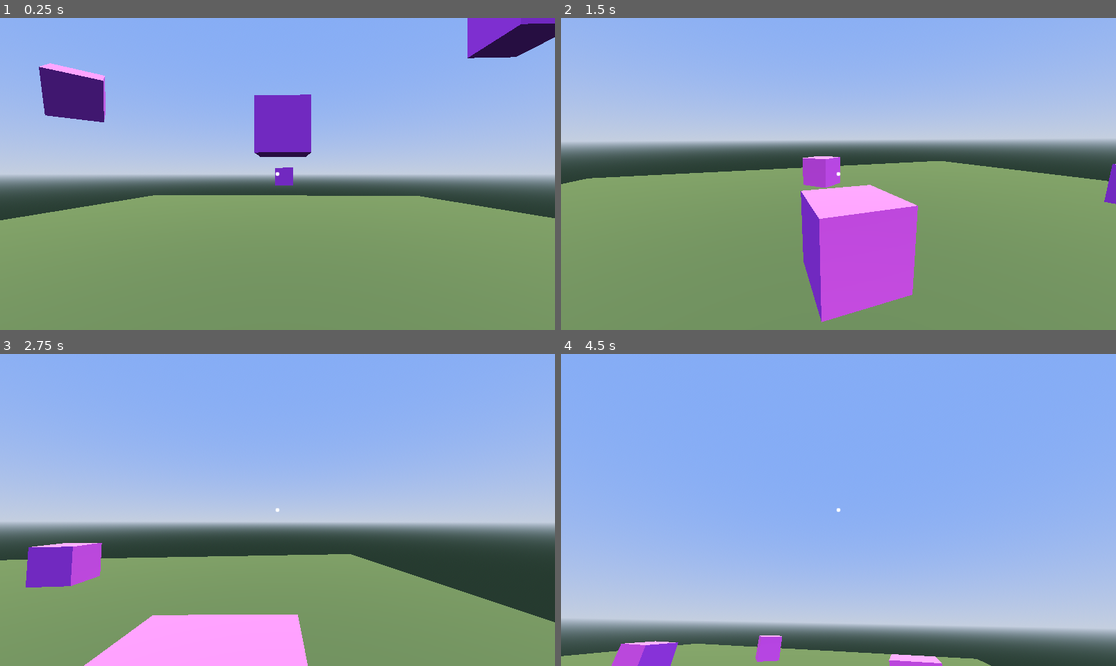
Above: before the commit, frames 1-4 (two rows, left to right).
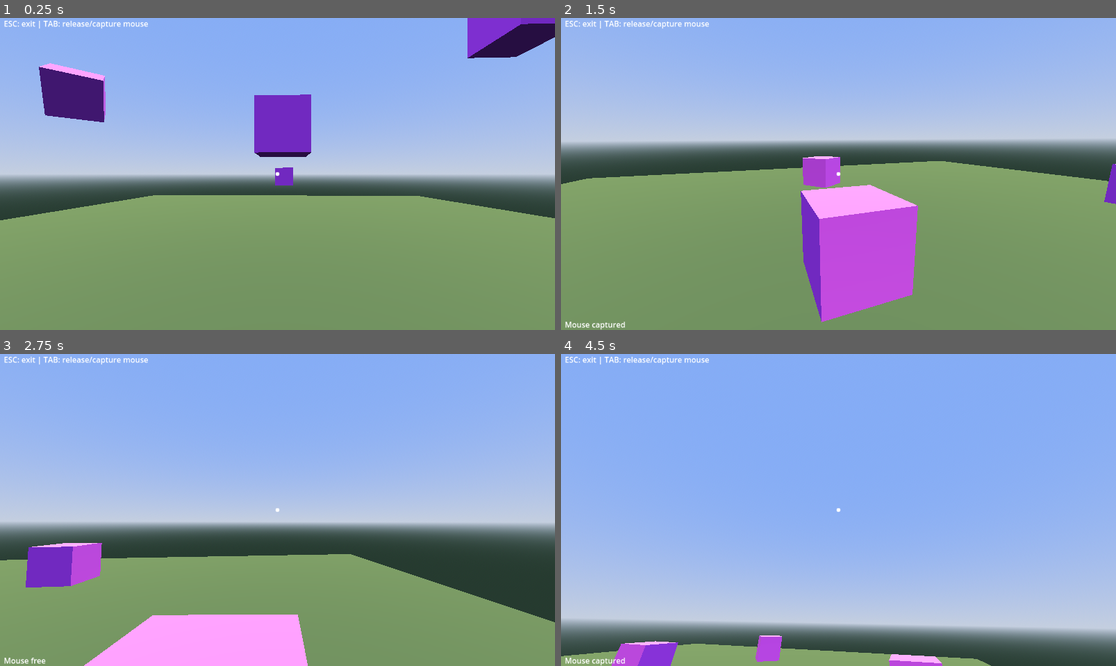
Above: after the commit, the same moments.

Repository: aaroca/thehunt-godot
Game: Godot game, scene res://scenes/tests.tscn
The game is run twice, just before and just after one commit, with the same random seed, the same clock (stepped at 60 frames per second) and the same inputs.
Inputs (mouse positions are in pixels of both pictures, inside the frame that each line leads up to):
- Up to frame 1 (0.25 s): no input
- Up to frame 2 (1.5 s): tap Enter (ui_accept) at 0.5, 0.77 s; move the mouse to (866, 174) at 0.52 s; hold Up (ui_up) 0.53-1.28 s; hold Tab (ui_tab) 0.53-1.28 s; move the mouse to (727, 189) at 1.27 s; hold Down (ui_down) from 1.28 s (still down); tap Tab (ui_tab) at 1.35 s
- Up to frame 3 (2.75 s): tap Enter (ui_accept) at 1.52 s; move the mouse to (288, 503) at 2.02 s; release Down (ui_down) at 2.03 s; hold Up (ui_up) from 2.03 s (still down); hold Tab (ui_tab) from 2.03 s (still down)
- Up to frame 4 (4.5 s): move the mouse to (810, 572) at 2.77 s; release Tab (ui_tab) at 2.78 s; tap Tab (ui_tab) at 2.85, 4.35 s; tap Enter (ui_accept) at 3.02, 3.77 s; move the mouse to (877, 513) at 3.52 s; hold Tab (ui_tab) 3.53-4.28 s; move the mouse to (672, 463) at 4.27 s; release Up (ui_up) at 4.28 s; hold Left (ui_left) from 4.28 s (still down)

The runs differ from the first frame. In frame 1, 0.2% of the frame differs, in the area x 0-27%, y 0-4%; in frame 2, 0.3%; in frame 3, 0.3%; in frame 4, 0.4%, in the area x 0-27%, y 0-100%.

Commit message:
Add debug info

Diff:
--- a/prefabs/player.tscn
+++ b/prefabs/player.tscn
@@ -41,3 +41,31 @@
 size_flags_vertical = 4
 texture = ExtResource("3_plbpq")
 stretch_mode = 3
+
+[node name="debug" type="Label" parent="playerCollision/playerShape/mainCamera"]
+anchors_preset = 12
+anchor_top = 1.0
+anchor_right = 1.0
+anchor_bottom = 1.0
+offset_left = 8.0
+offset_top = -23.0
+grow_horizontal = 2
+grow_vertical = 0
+size_flags_horizontal = 0
+vertical_alignment = 1
+
+[node name="info" type="Label" parent="playerCollision/playerShape/mainCamera"]
+anchors_preset = 10
+anchor_right = 1.0
+offset_left = 8.0
+offset_bottom = 23.0
+grow_horizontal = 2
+size_flags_horizontal = 0
+text = "ESC: exit | TAB: release/capture mouse"
+vertical_alignment = 1
+
+[node name="debugTimeout" type="Timer" parent="."]
+wait_time = 2.0
+autostart = true
+
+[connection signal="timeout" from="debugTimeout" to="." method="_on_debug_timeout"]
--- a/scenes/tests.tscn
+++ b/scenes/tests.tscn
@@ -82,3 +82,5 @@
 
 [node name="obstacle4" parent="." instance=ExtResource("2_kuul4")]
 transform = Transform3D(0.64679, 0.346244, -0.679542, 0, 0.891007, 0.453991, 0.762668, -0.293636, 0.576294, 0.69581, 3.99485, 5.04719)
+
+[connection signal="debug" from="." to="player" method="_on_debug"]
--- a/scripts/debug.gd
+++ b/scripts/debug.gd
@@ -1,6 +1,7 @@
 extends Node3D
 
 var original_mouse_mode = Input.mouse_mode
+signal debug(message:String)
 
 func _ready():
 	Input.mouse_mode = Input.MOUSE_MODE_CAPTURED
@@ -11,5 +12,7 @@
 	elif event.is_action_pressed("ui_tab"):
 		if Input.mouse_mode == Input.MOUSE_MODE_CAPTURED:
 			Input.mouse_mode = self.original_mouse_mode
+			emit_signal("debug", "Mouse free")
 		else:
 			Input.mouse_mode = Input.MOUSE_MODE_CAPTURED
+			emit_signal("debug", "Mouse captured")
--- a/scripts/player.gd
+++ b/scripts/player.gd
@@ -38,3 +38,13 @@
 		var changev=-event.relative.x*mouse_sens
 		camera_anglev+=changev
 		rotate_y(deg_to_rad(changev))
+
+
+func _on_debug(message):
+	$playerCollision/playerShape/mainCamera/debug.text = message
+
+func _on_debug_timeout():
+	var debug = $playerCollision/playerShape/mainCamera/debug
+
+	if debug.text != "":
+		debug.text = ""
